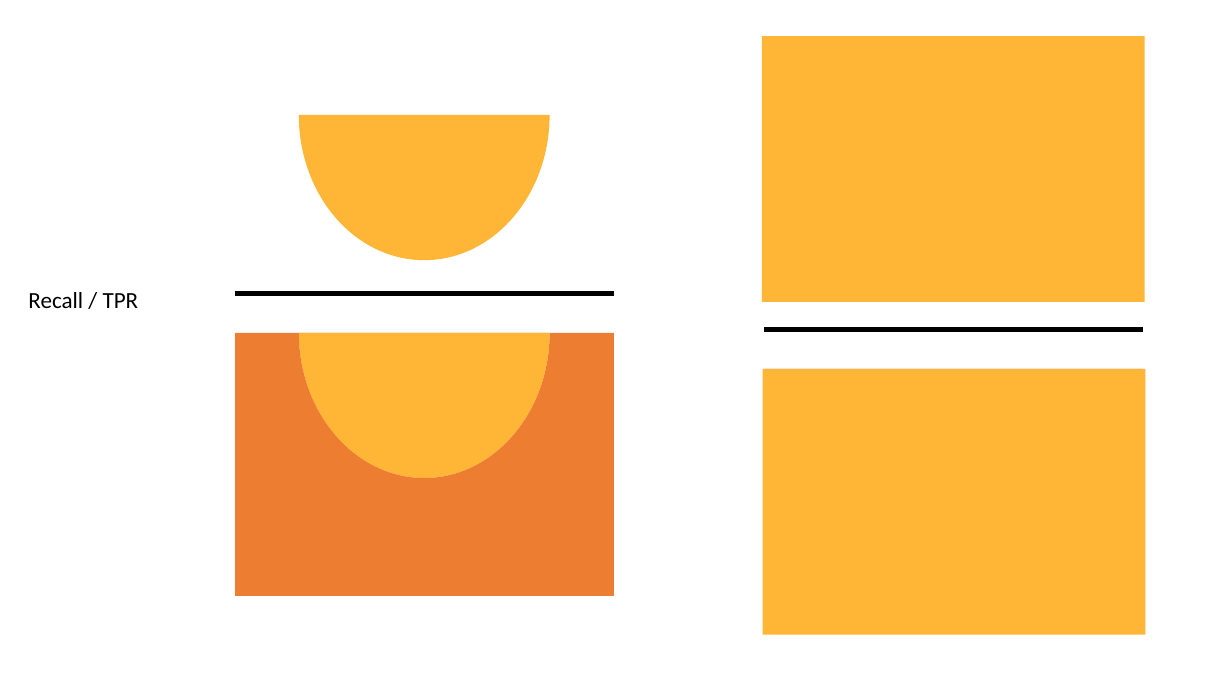
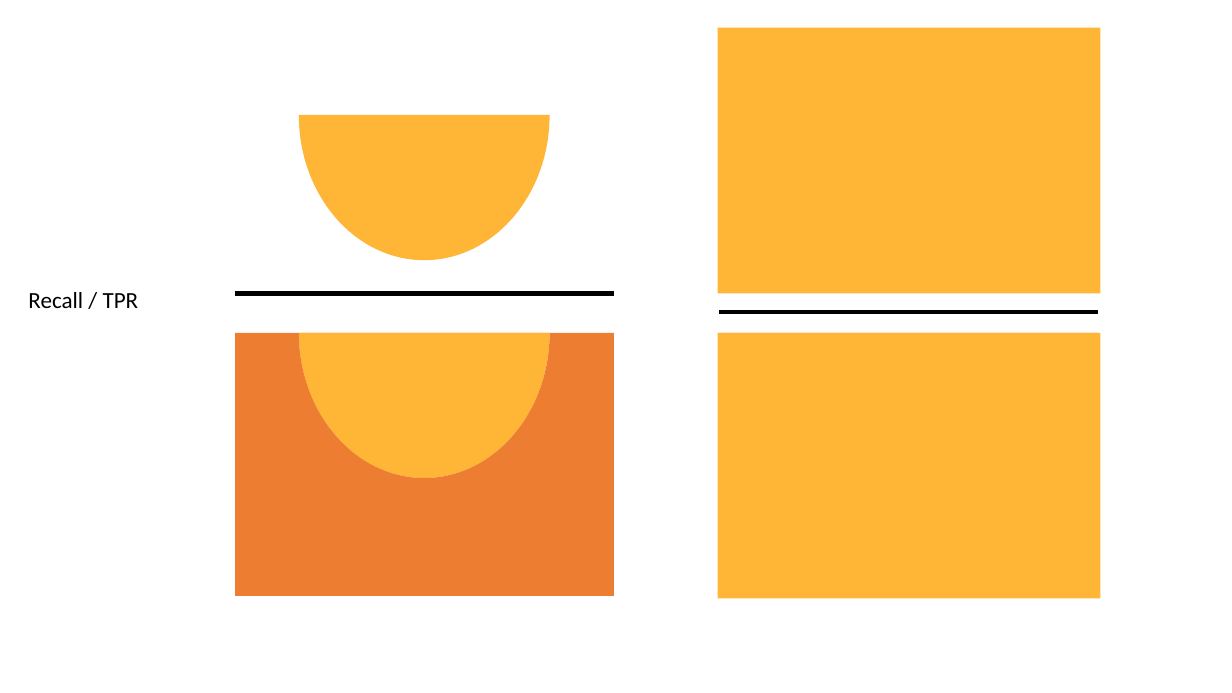
Before and after one commit to daniel-yj-yang/ml, a slide deck: slide 16 of model_evaluation/confusion_matrix/images/visualization_of_confusion_matrix.pptx. Drawn at 1232x693 pixels with LibreOffice and Linux fonts; fonts in the diff are those of the drawing. Boxes give left, top, right and bottom in pixels: in the first picture for what was removed or moved away, otherwise in the second. Text is boxed around its words. In the diff, an @@ line names an element or a change of style, - is before the commit and + after.

```diff
--- a/model_evaluation/confusion_matrix/images/visualization_of_confusion_matrix.pptx
+++ b/model_evaluation/confusion_matrix/images/visualization_of_confusion_matrix.pptx
@@ rectangle: place and size @@
-rectangle at [762,36,1145,302]
+rectangle at [718,28,1101,294]
@@ line moved from (762, 330) - (1145, 330) to (717, 312) - (1100, 312) @@
@@ 2 rectangles, 1 freeform shape: place and size @@
-2 rectangles, 1 freeform shape at [762,104,1145,635]
+2 rectangles, 1 freeform shape at [717,67,1101,599]
```
Also in this commit, not shown: 1 other slide changed, 2 other files.
